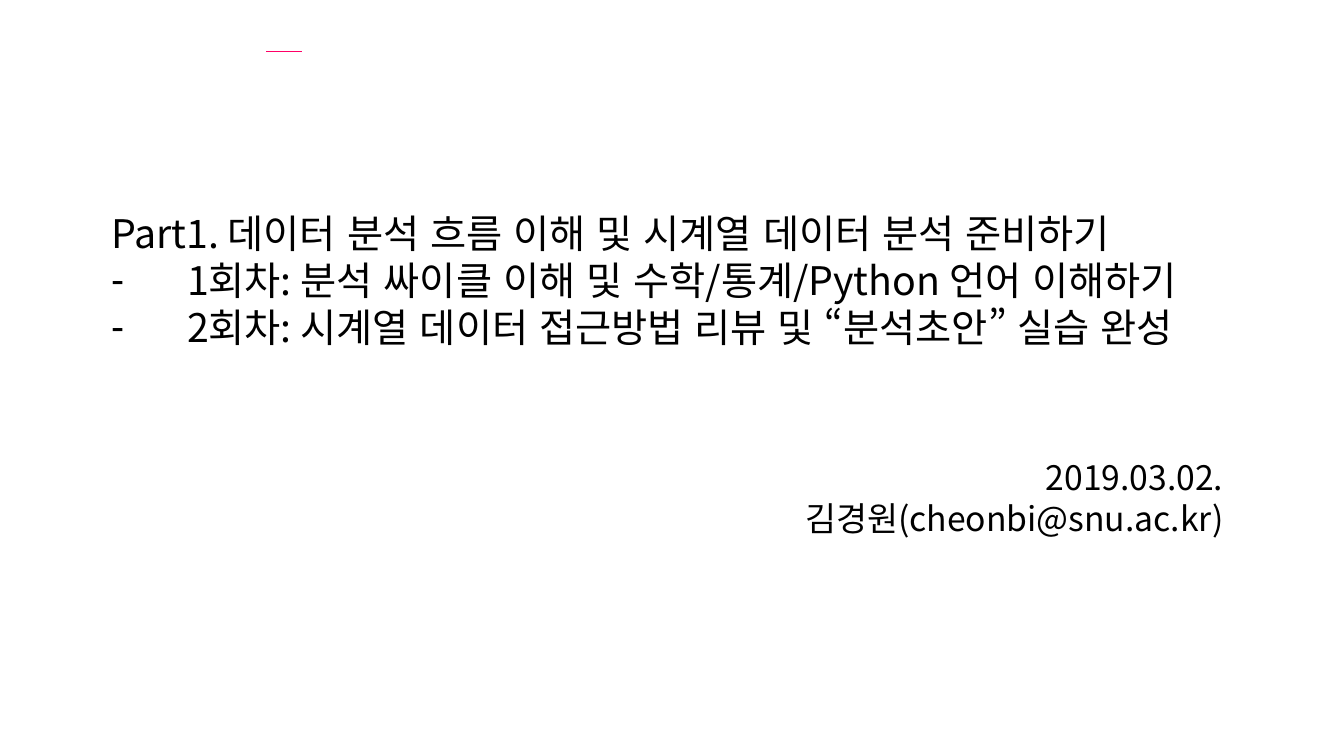
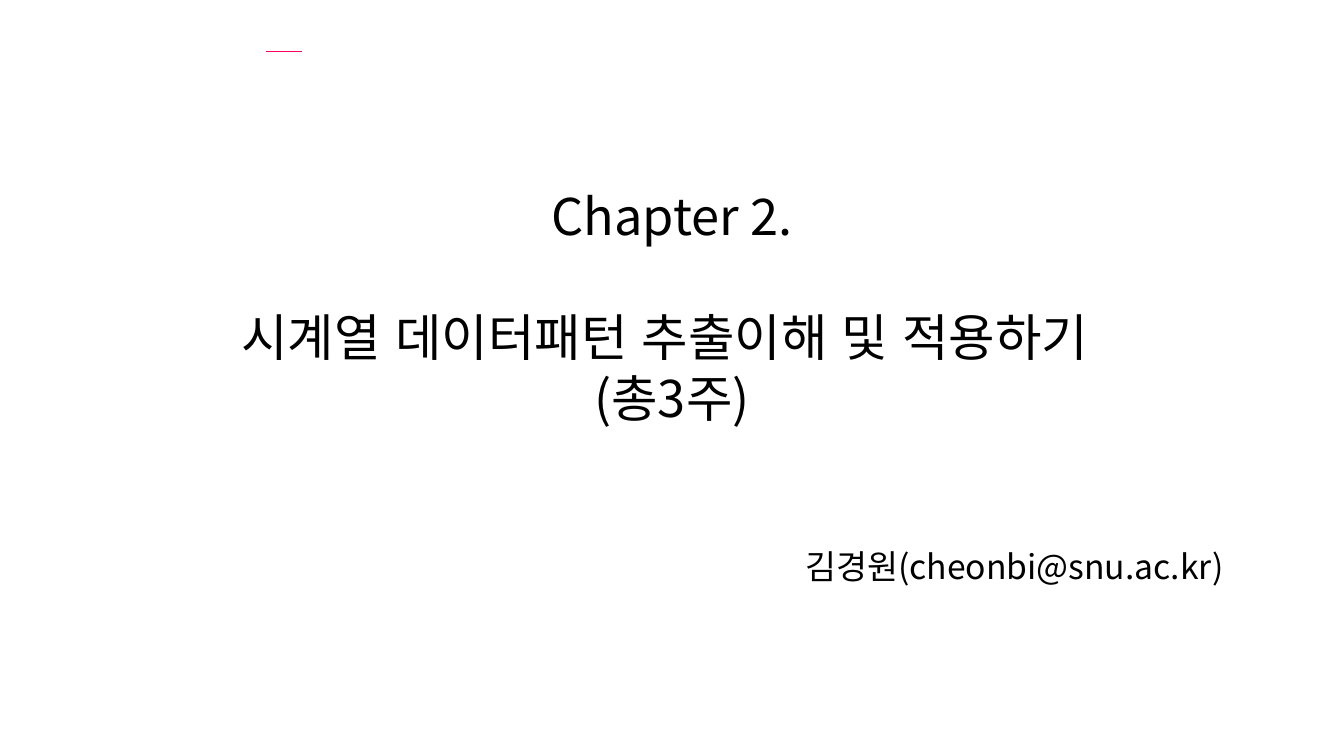
Before and after one commit to heycwkim/TimeSeriesAnalysis, a slide deck: slide 1 of Shared/[패스트캠퍼스] 2강의자료_김경원박사.pptx. Drawn at 1344x756 pixels with LibreOffice and Linux fonts; fonts in the diff are those of the drawing; background and template pictures are left out. Boxes give left, top, right and bottom in pixels: in the first picture for what was removed or moved away, otherwise in the second. Text is boxed around its words. In the diff, an @@ line names an element or a change of style, - is before the commit and + after.

```diff
--- a/Shared/[패스트캠퍼스] 2강의자료_김경원박사.pptx
+++ b/Shared/[패스트캠퍼스] 2강의자료_김경원박사.pptx
@@ text added at <box>241,194,1088,427</box>, 36 pt, text #000000 @@
+Chapter 2.
+시계열 데이터패턴 추출이해 및 적용하기
+(총3주)
@@ text removed at <box>111,215,1176,345</box> @@
-Part1. 데이터 분석 흐름 이해 및 시계열 데이터 분석 준비하기
-– 1회차: 분석 싸이클 이해 및 수학/통계/Python 언어 이해하기
-– 2회차: 시계열 데이터 접근방법 리뷰 및 “분석초안” 실습 완성
@@ text at <box>1046,465,1224,491</box>: paragraph removed @@
-2019.03.02.
@@ text "김경원(cheonbi@snu.ac.kr)": place and size @@
-text "김경원(cheonbi@snu.ac.kr)" at <box>805,465,1224,538</box>
+text "김경원(cheonbi@snu.ac.kr)" at <box>805,551,1223,586</box>
```
Also in this commit, not shown: 12 other slides changed, 1 slide added, 17 slides removed, 11 other files.
